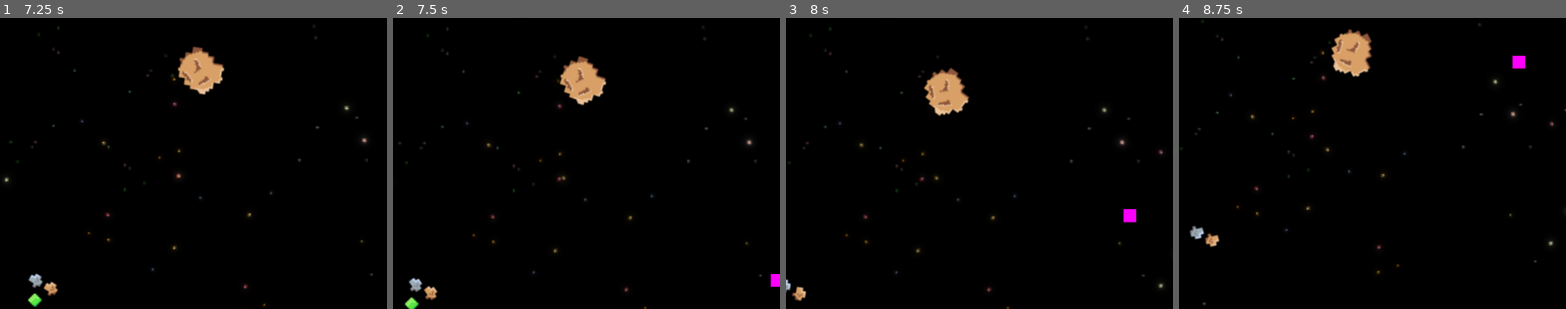
Above: before the commit, frames 1-4 (left to right).
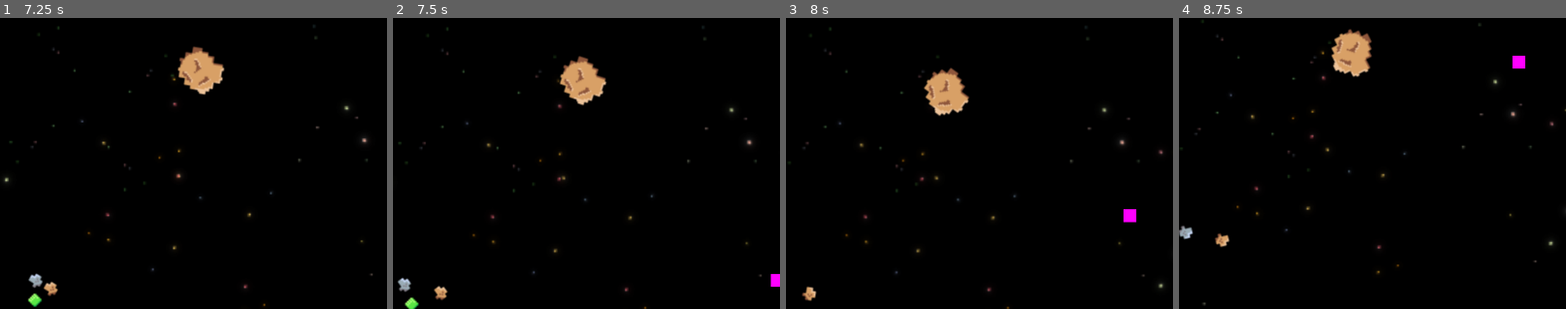
Above: after the commit, the same moments.

Repository: jaerrib/space-snake-survivor
Game: Godot game, scene res://scenes/level/level.tscn
Same seed, same stepped clock (60 frames per second), same inputs: the game is played once before the commit and once after it.
Inputs:
- Up to frame 1 (7.25 s): hold D (right) 0.53-1.28 s; tap P (xp_spawn) every 0.75 s from 0.6 to 6.6 s; hold S (down) 1.28-2.03 s; hold D (right) 2.03-2.78 s; hold Up (up) 2.78-3.53 s; hold A (left) 3.53-5.03 s; hold S (down) 5.03-5.78 s; hold D (right) 5.78-6.53 s; hold Up (up) from 6.53 s (still down)
- Up to frame 2 (7.5 s): release Up (up) at 7.28 s; hold D (right) from 7.28 s (still down); tap P (xp_spawn) at 7.35 s
- Up to frame 3 (8 s): keep holding D (right)
- Up to frame 4 (8.75 s): release D (right) at 8.03 s; hold S (down) from 8.03 s (still down); tap P (xp_spawn) at 8.1 s
The pictures show only the part of the screen within x 0-50%, y 0-50%; the shares and areas given below are measured in that part.

Frame 1 is identical in both runs. In frame 2, 0.5% of the frame differs, in the area x 1-15%, y 89-97%; in frame 3, 0.3%; in frame 4, 0.5%.

Commit message:
Monitor collisions with other asteroids to avoid excess clumping

Diff:
--- a/scenes/asteroid_large/asteroid_large.tscn
+++ b/scenes/asteroid_large/asteroid_large.tscn
@@ -53,7 +53,8 @@
 }
 
 [node name="AsteroidLarge" instance=ExtResource("1_h0dey")]
-collision_layer = 0
+collision_layer = 4
+collision_mask = 5
 motion_mode = 1
 script = ExtResource("2_28w4v")
 xp_val = 20
@@ -70,7 +71,7 @@
 shape = SubResource("RectangleShape2D_1xiqd")
 
 [node name="HurtBox" parent="." index="3"]
-collision_mask = 2
+collision_mask = 6
 
 [node name="CollisionShape2D" parent="HurtBox" index="0"]
 shape = SubResource("RectangleShape2D_luwdf")
--- a/scenes/asteroid_medium/asteroid_medium.tscn
+++ b/scenes/asteroid_medium/asteroid_medium.tscn
@@ -53,7 +53,8 @@
 }
 
 [node name="AsteroidMedium" instance=ExtResource("1_ta4au")]
-collision_layer = 0
+collision_layer = 4
+collision_mask = 5
 motion_mode = 1
 script = ExtResource("2_e4xro")
 xp_val = 10
@@ -70,7 +71,7 @@
 shape = SubResource("RectangleShape2D_1xiqd")
 
 [node name="HurtBox" parent="." index="3"]
-collision_mask = 2
+collision_mask = 6
 
 [node name="CollisionShape2D" parent="HurtBox" index="0"]
 shape = SubResource("RectangleShape2D_luwdf")
--- a/scenes/asteroid_small/asteroid_small.tscn
+++ b/scenes/asteroid_small/asteroid_small.tscn
@@ -53,7 +53,8 @@
 }
 
 [node name="AsteroidSmall" instance=ExtResource("1_8h5fj")]
-collision_layer = 0
+collision_layer = 4
+collision_mask = 5
 motion_mode = 1
 script = ExtResource("2_7vdy8")
 
@@ -68,7 +69,7 @@
 shape = SubResource("RectangleShape2D_1xiqd")
 
 [node name="HurtBox" parent="." index="3"]
-collision_mask = 2
+collision_mask = 6
 
 [node name="CollisionShape2D" parent="HurtBox" index="0"]
 shape = SubResource("RectangleShape2D_luwdf")
